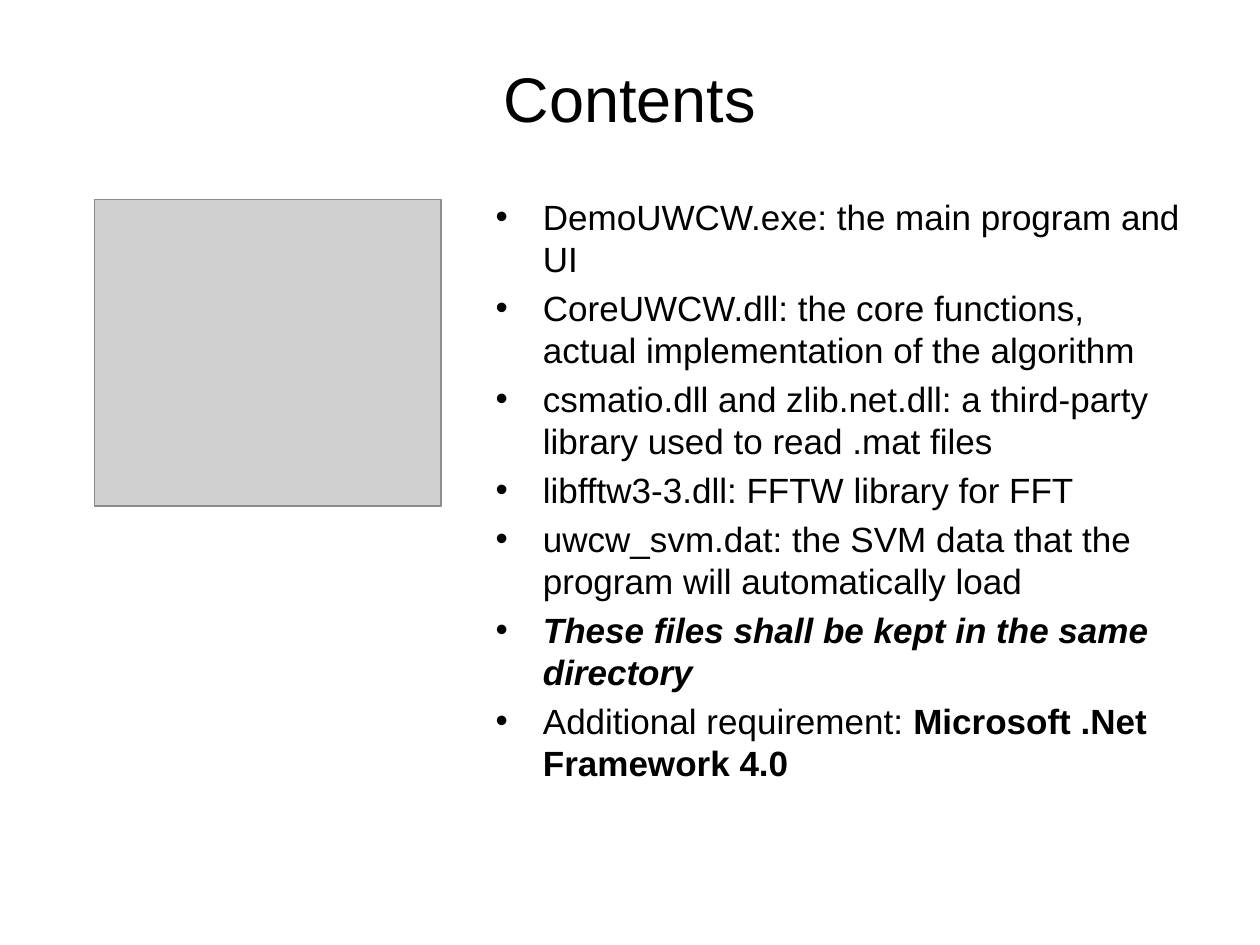
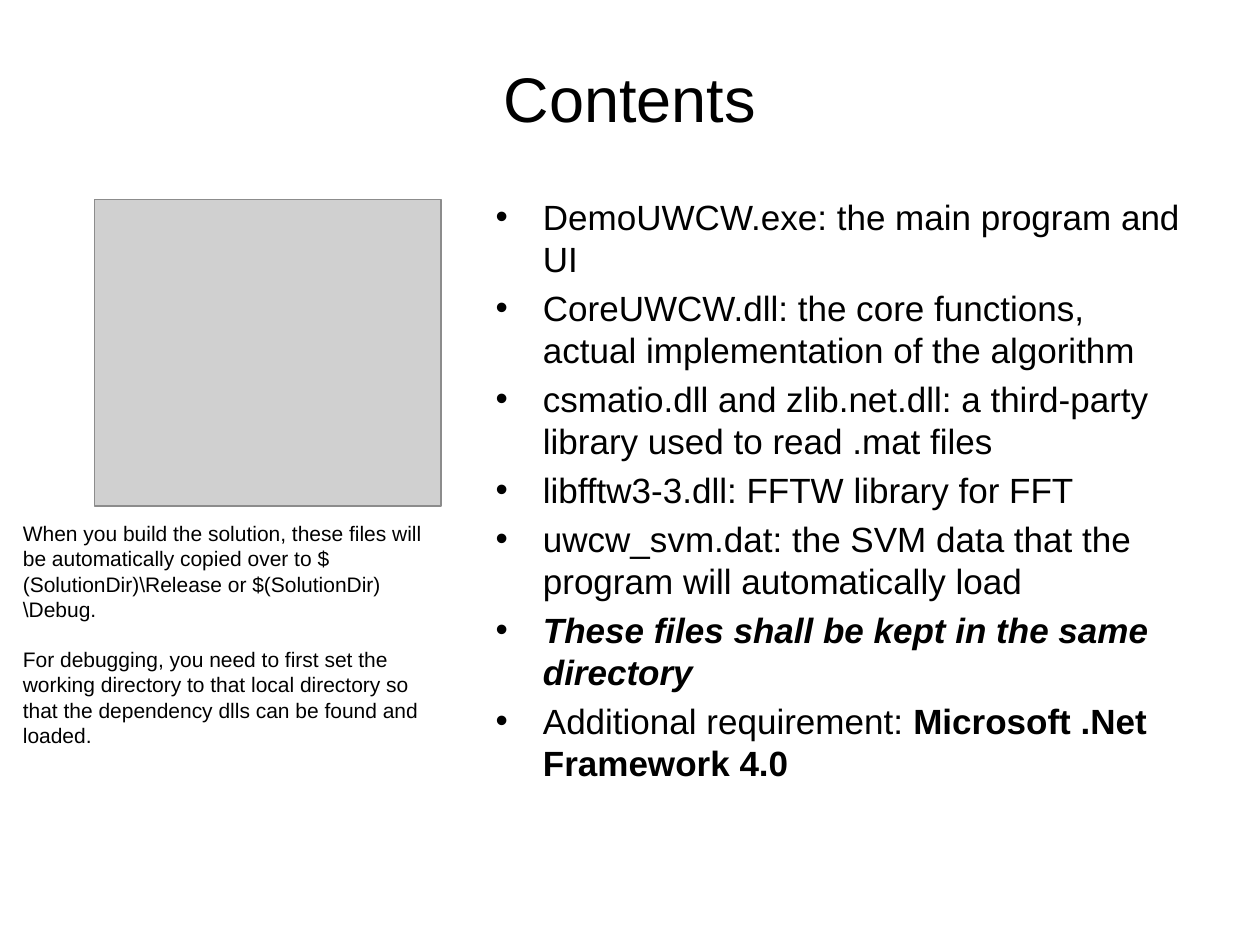
Before and after one commit to pmdiano/UWCWDemo, a slide deck: slide 1 of DemoReadme.pptx. Drawn at 1260x945 pixels with LibreOffice and Linux fonts; fonts in the diff are those of the drawing; grey boxes stand for pictures. Boxes give left, top, right and bottom in pixels: in the first picture for what was removed or moved away, otherwise in the second. Text is boxed around its words. In the diff, an @@ line names an element or a change of style, - is before the commit and + after.

Commit message:
Post build copy binaries to the same directory

```diff
--- a/DemoReadme.pptx
+++ b/DemoReadme.pptx
@@ text added at bbox=[23, 525, 421, 744], 12 pt, text #000000 @@
+When you build the solution, these files will be automatically copied over to $(SolutionDir)\Release or $(SolutionDir)\Debug.
+For debugging, you need to first set the working directory to that local directory so that the dependency dlls can be found and loaded.
```
Also in this commit, not shown: 1 other file.
